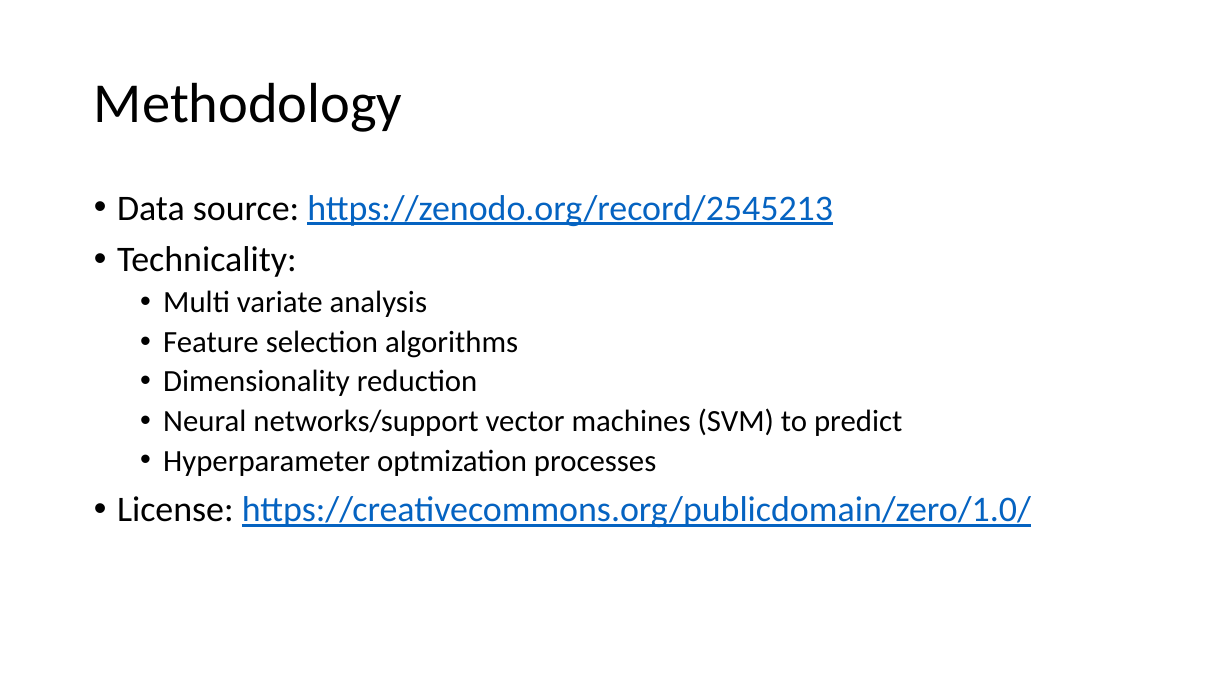
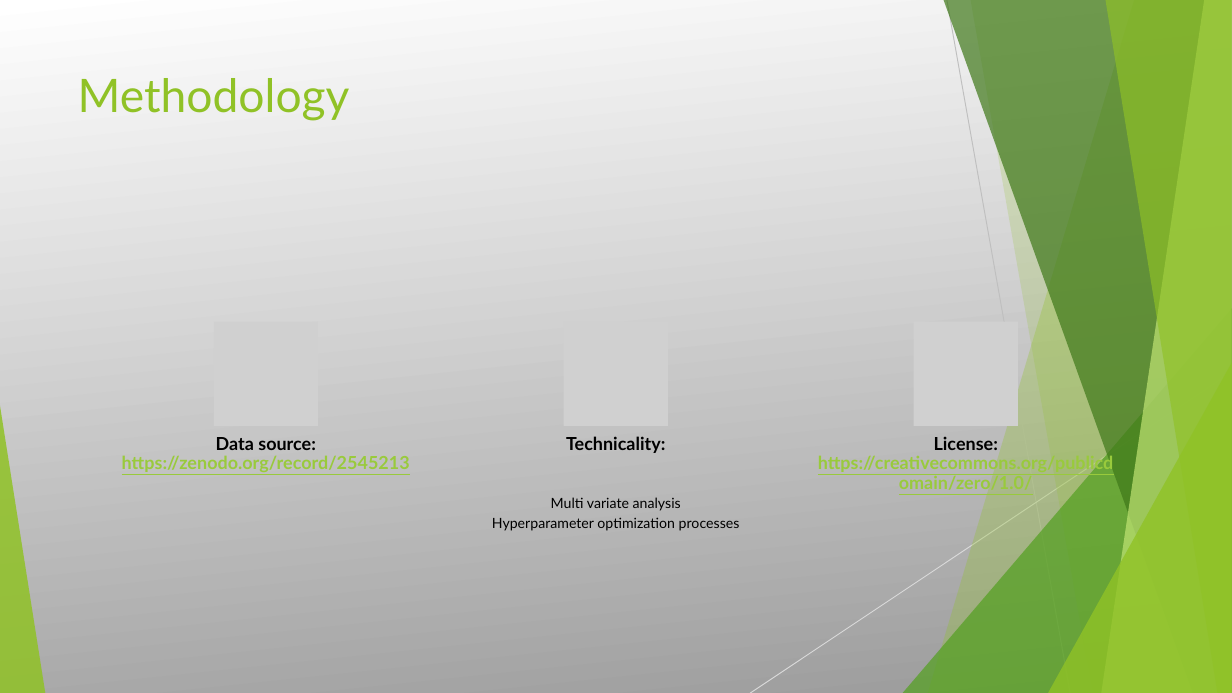
Before and after one commit to phanlinh94/age-prediction-model, a slide deck: slide 5 of Presentation1.pptx. Drawn at 1232x693 pixels with LibreOffice and Linux fonts; fonts in the diff are those of the drawing; grey boxes stand for pictures. Boxes give left, top, right and bottom in pixels: in the first picture for what was removed or moved away, otherwise in the second. Text is boxed around its words. In the diff, an @@ line names an element or a change of style, - is before the commit and + after.

```diff
--- a/Presentation1.pptx
+++ b/Presentation1.pptx
@@ background #FFFFFF to gradient #FFFFFF to #9A9A9A @@
@@ title "Methodology": place and size @@
-title "Methodology" at <box>94,82,402,132</box>
+title "Methodology" at <box>78,78,350,121</box>
@@ title "Methodology" at <box>78,78,350,121</box>: size 44 to 36 pt, font Calibri to Lato, text colour #000000 to #90C226; line spacing 0.9 to 1; vertical alignment middle to top @@
@@ text removed at <box>117,195,1031,527</box> @@
-• Data source: https://zenodo.org/record/2545213
-• Technicality:
-  • Multi variate analysis
-  • Feature selection algorithms
-  • Dimensionality reduction
-  • Neural networks/support vector machines (SVM) to predict
-  • Hyperparameter optmization processes
-• License: https://creativecommons.org/publicdomain/zero/1.0/
@@ group added at <box>0,0,1232,693</box>: 5 freeform shapes, 3 triangles, 2 lines @@
@@ group added at <box>122,322,1114,531</box>: 4 texts, 3 pictures @@
+Data source: https://zenodo.org/record/2545213
+Technicality:
+Multi variate analysis
+Hyperparameter optimization processes
+License: https://creativecommons.org/publicdomain/zero/1.0/
```
Also in this commit, not shown: 5 other slides changed, 4 slides added, 1 slide removed, 1 other file.
